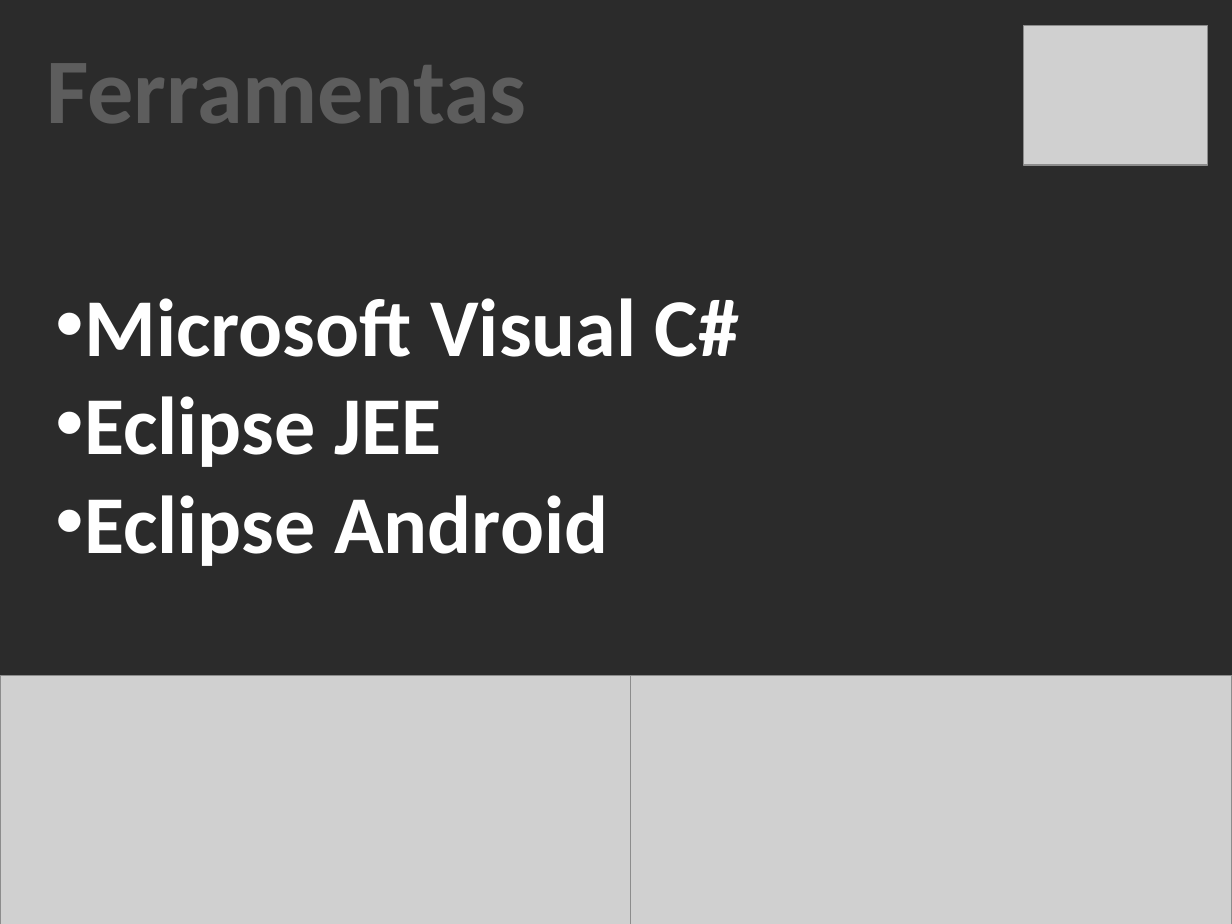
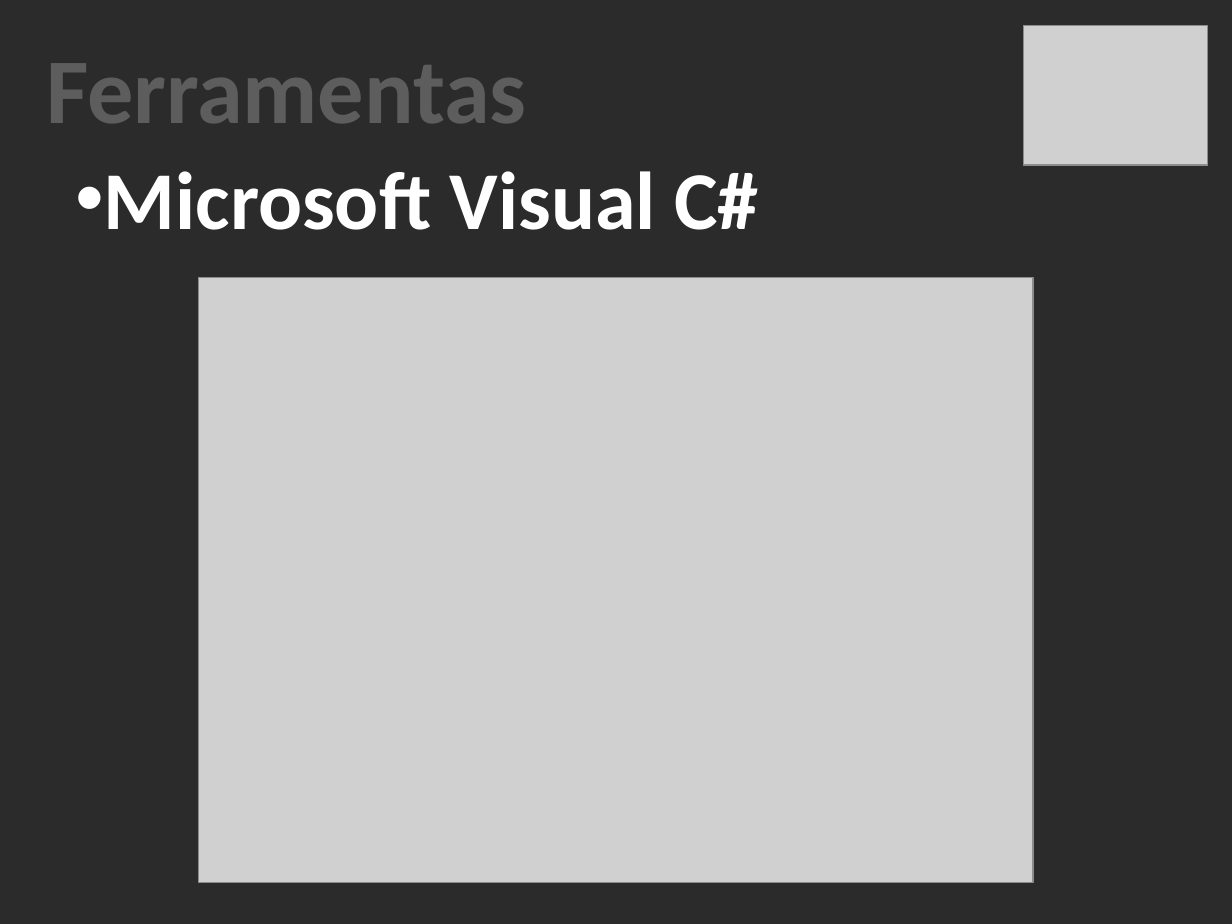
Before and after one commit to paulorcmendes/PetShopSystem, a slide deck: slide 4 of Slide/Pamonha.pptx. Drawn at 1232x924 pixels with LibreOffice and Linux fonts; fonts in the diff are those of the drawing; grey boxes stand for pictures; background and template pictures are left out; a plain dark background stands for a picture behind light text. Boxes give left, top, right and bottom in pixels: in the first picture for what was removed or moved away, otherwise in the second. Text is boxed around its words. In the diff, an @@ line names an element or a change of style, - is before the commit and + after.

```diff
--- a/Slide/Pamonha.pptx
+++ b/Slide/Pamonha.pptx
@@ text "Microsoft Visual C#": place and size @@
-text "Microsoft Visual C#" at [84,298,739,566]
+text "Microsoft Visual C#" at [104,171,758,230]
@@ picture added at [198,277,1032,882] @@
@@ text at [84,396,608,566]: paragraphs removed @@
-• Eclipse JEE
-• Eclipse Android
@@ picture removed at [0,675,631,924] @@
@@ picture removed at [631,675,1232,924] @@
```
Also in this commit, not shown: 2 other slides changed, 9 slides added, 1 slide removed, 6 other files.
